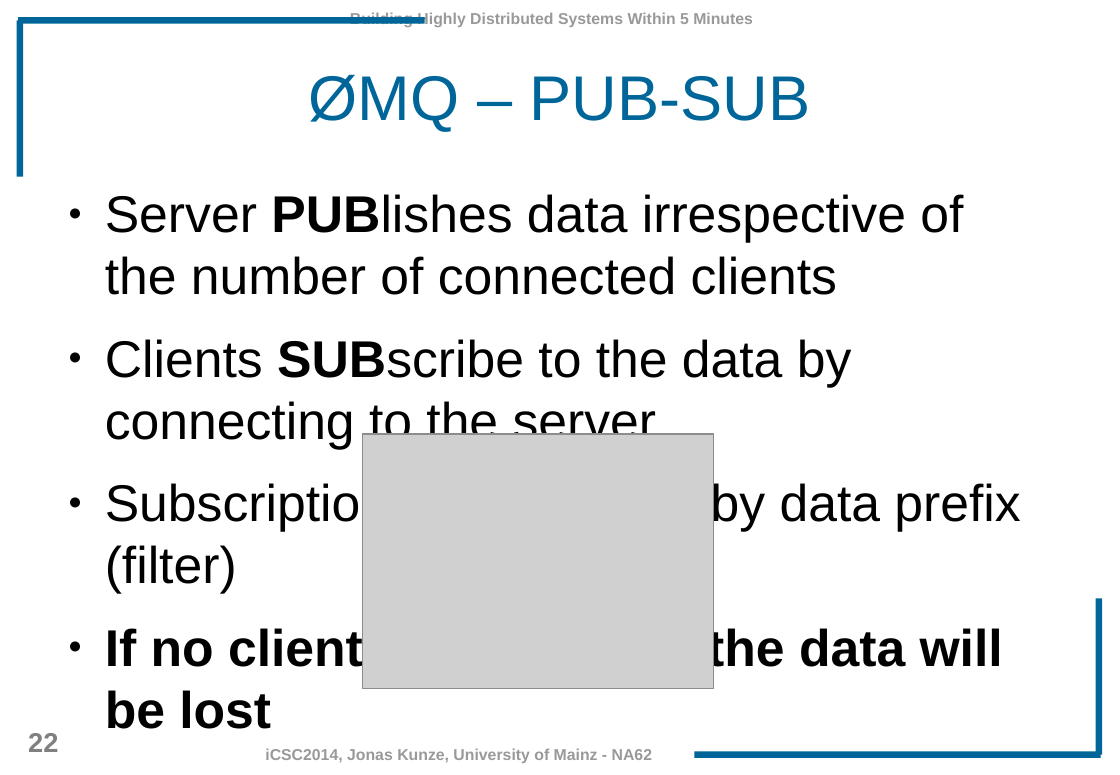
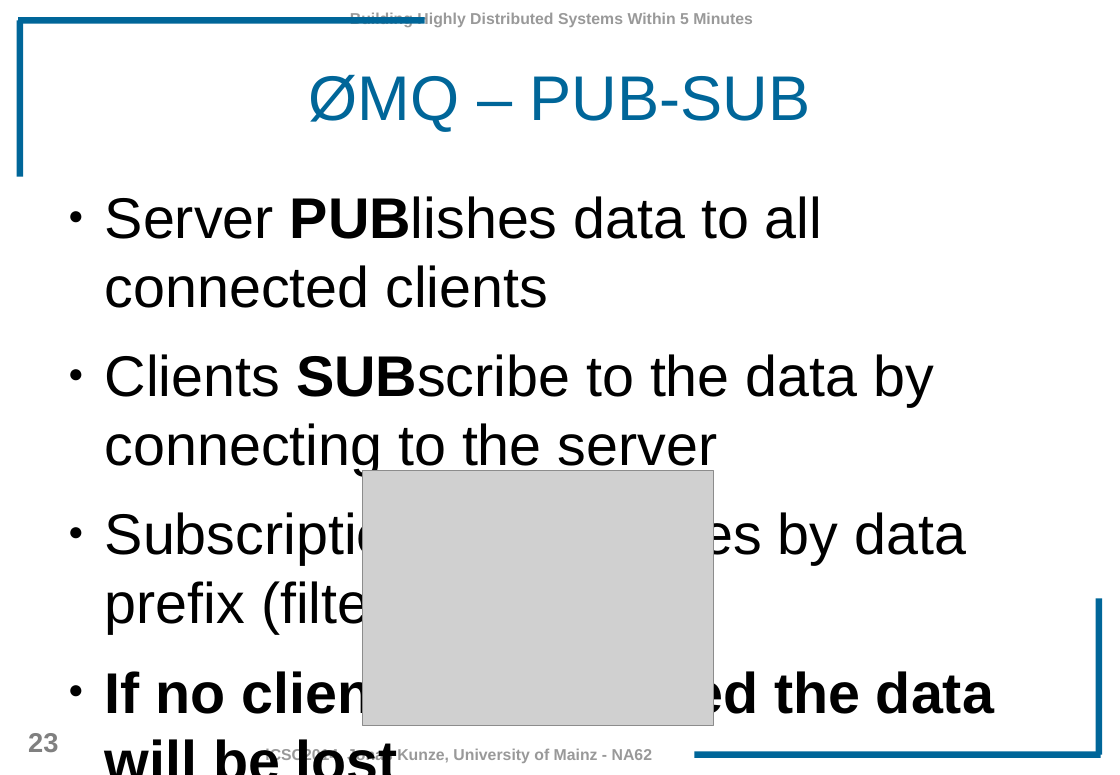
Before and after one commit to JonasKunze/icsc2014, a slide deck: slide 23 of iCSC-2014-Network-Libraries.odp (slide 22 before the commit). Drawn at 1120x775 pixels with LibreOffice and Linux fonts; fonts in the diff are those of the drawing; grey boxes stand for pictures; background and template pictures are left out. Boxes give left, top, right and bottom in pixels: in the first picture for what was removed or moved away, otherwise in the second. Text is boxed around its words. In the diff, an @@ line names an element or a change of style, - is before the commit and + after.

```diff
--- a/iCSC-2014-Network-Libraries.odp
+++ b/iCSC-2014-Network-Libraries.odp
@@ text at <box>105,196,822,308</box>: text changed; size 36 to 40 pt @@
-● Server PUBlishes data irrespective of the number of connected clients
+● Server PUBlishes data to all connected clients
@@ text at <box>105,354,994,725</box>: size 36 to 40 pt in "Clients SUBscribe to the data by connecting ...", "Subscription to messages by data prefix (filter)", "If no client is connected the data ..." @@
@@ picture: place and size @@
-picture at <box>362,434,714,690</box>
+picture at <box>362,471,714,726</box>
@@ page number at <box>28,733,58,752</box>: text changed @@
-22
+23
```
Also in this commit, not shown: 33 other slides changed, 2 slides added.
